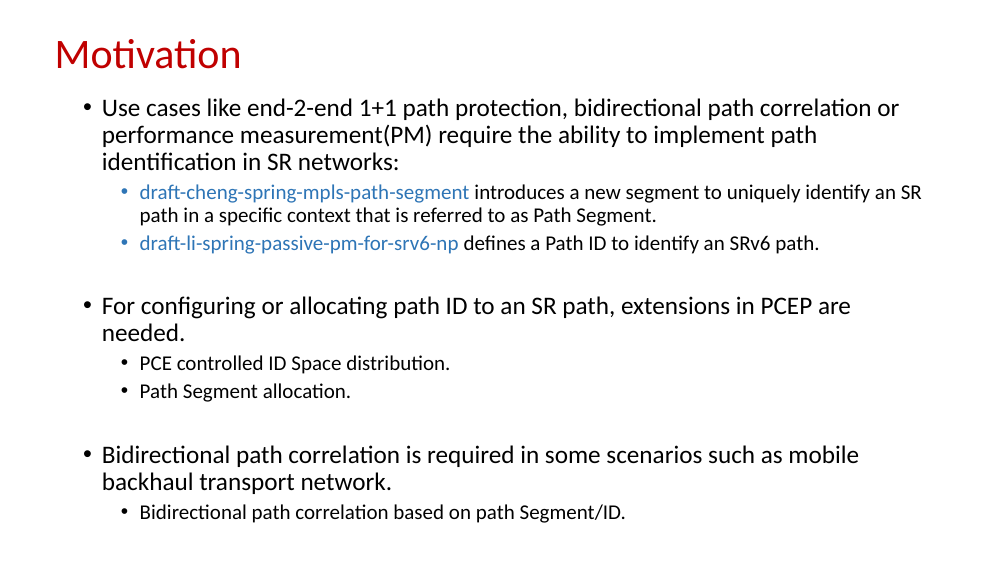
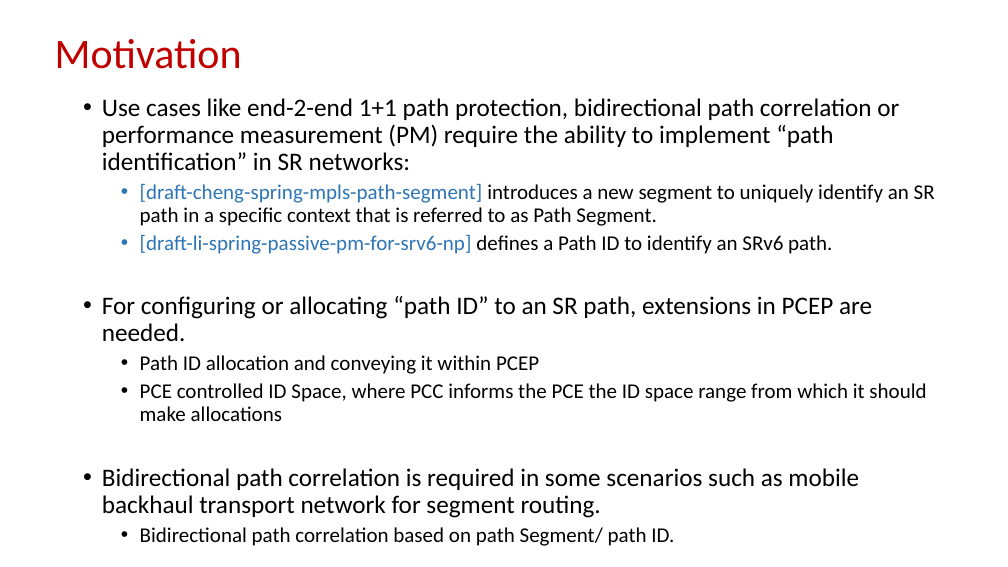
Before and after one commit to dhruvdhody-huawei/102, a slide deck: slide 2 of IETF-102-PCE-Path-Segment-in-PCEP.pptx. Drawn at 1008x567 pixels with LibreOffice and Linux fonts; fonts in the diff are those of the drawing. Boxes give left, top, right and bottom in pixels: in the first picture for what was removed or moved away, otherwise in the second. Text is boxed around its words. In the diff, an @@ line names an element or a change of style, - is before the commit and + after.

```diff
--- a/IETF-102-PCE-Path-Segment-in-PCEP.pptx
+++ b/IETF-102-PCE-Path-Segment-in-PCEP.pptx
@@ text at [102, 98, 935, 546]: text changed; size 24 to 20 pt @@
-• Use cases like end-2-end 1+1 path protection, bidirectional path correlation or performance measurement(PM) require the ability to implement path identification in SR networks:
-  • draft-cheng-spring-mpls-path-segment introduces a new segment to uniquely identify an SR path in a specific context that is referred to as Path Segment.
-  • draft-li-spring-passive-pm-for-srv6-np defines a Path ID to identify an SRv6 path.
-• For configuring or allocating path ID to an SR path, extensions in PCEP are needed.
-  • PCE controlled ID Space distribution.
-  • Path Segment allocation.
-• Bidirectional path correlation is required in some scenarios such as mobile backhaul transport network.
-  • Bidirectional path correlation based on path Segment/ID.
+• Use cases like end-2-end 1+1 path protection, bidirectional path correlation or performance measurement (PM) require the ability to implement “path identification” in SR networks:
+  • [draft-cheng-spring-mpls-path-segment] introduces a new segment to uniquely identify an SR path in a specific context that is referred to as Path Segment.
+  • [draft-li-spring-passive-pm-for-srv6-np] defines a Path ID to identify an SRv6 path.
+• For configuring or allocating “path ID” to an SR path, extensions in PCEP are needed.
+  • Path ID allocation and conveying it within PCEP
+  • PCE controlled ID Space, where PCC informs the PCE the ID space range from which it should make allocations
+• Bidirectional path correlation is required in some scenarios such as mobile backhaul transport network for segment routing.
+  • Bidirectional path correlation based on path Segment/ path ID.
```
Also in this commit, not shown: 8 other slides changed.
